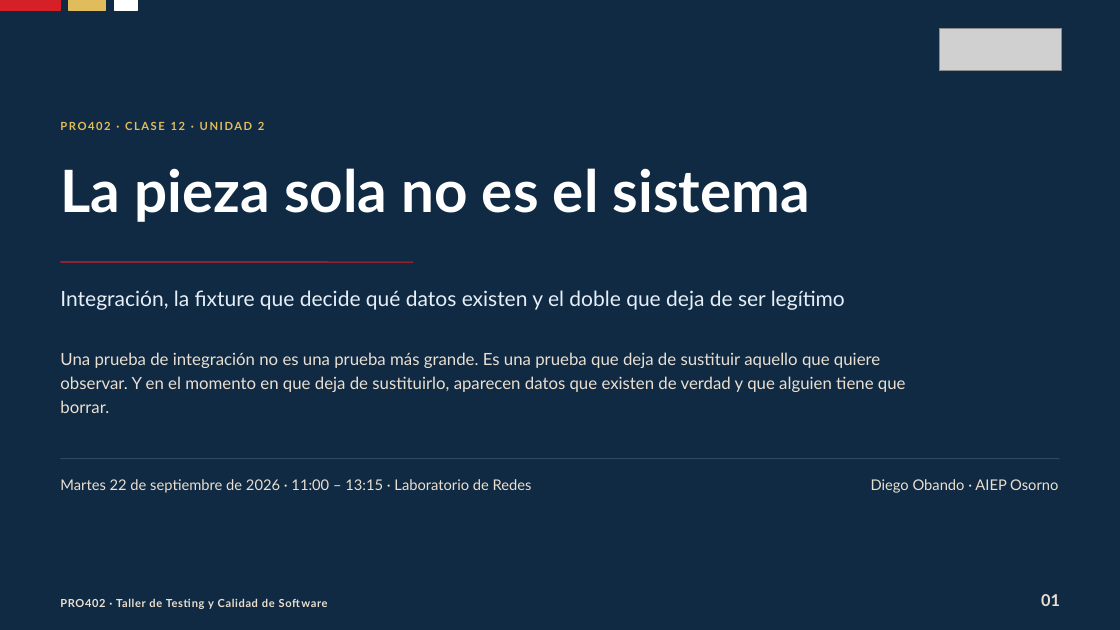
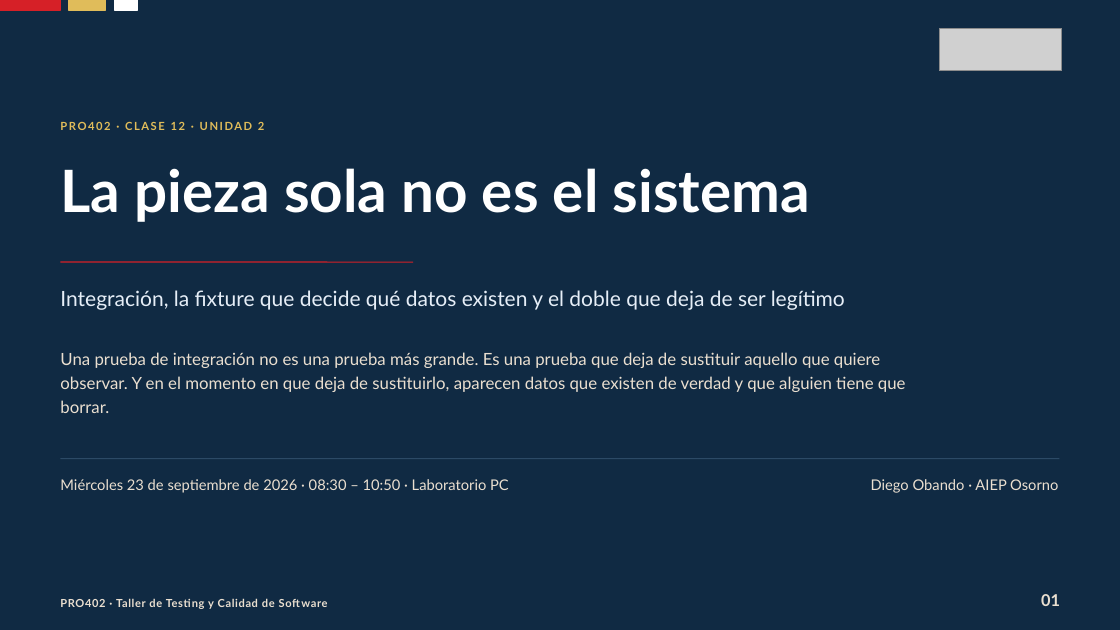
Before and after one commit to Dieg0Code/pro402-taller-de-testing-2026, a slide deck: slide 1 of clases/semana-04/03/ppt/Clase-12-La-Pieza-Sola.pptx. Drawn at 1120x630 pixels with LibreOffice and Linux fonts; fonts in the diff are those of the drawing; grey boxes stand for pictures. Boxes give left, top, right and bottom in pixels: in the first picture for what was removed or moved away, otherwise in the second. Text is boxed around its words. In the diff, an @@ line names an element or a change of style, - is before the commit and + after.

```diff
--- a/clases/semana-04/03/ppt/Clase-12-La-Pieza-Sola.pptx
+++ b/clases/semana-04/03/ppt/Clase-12-La-Pieza-Sola.pptx
@@ text at (x1=60, y1=479, x2=509, y2=493): text changed @@
-Martes 22 de septiembre de 2026 · 11:00 – 13:15 · Laboratorio de Redes
+Miércoles 23 de septiembre de 2026 · 08:30 – 10:50 · Laboratorio PC
```
Also in this commit, not shown: 2 other slides changed, 2 other files.
